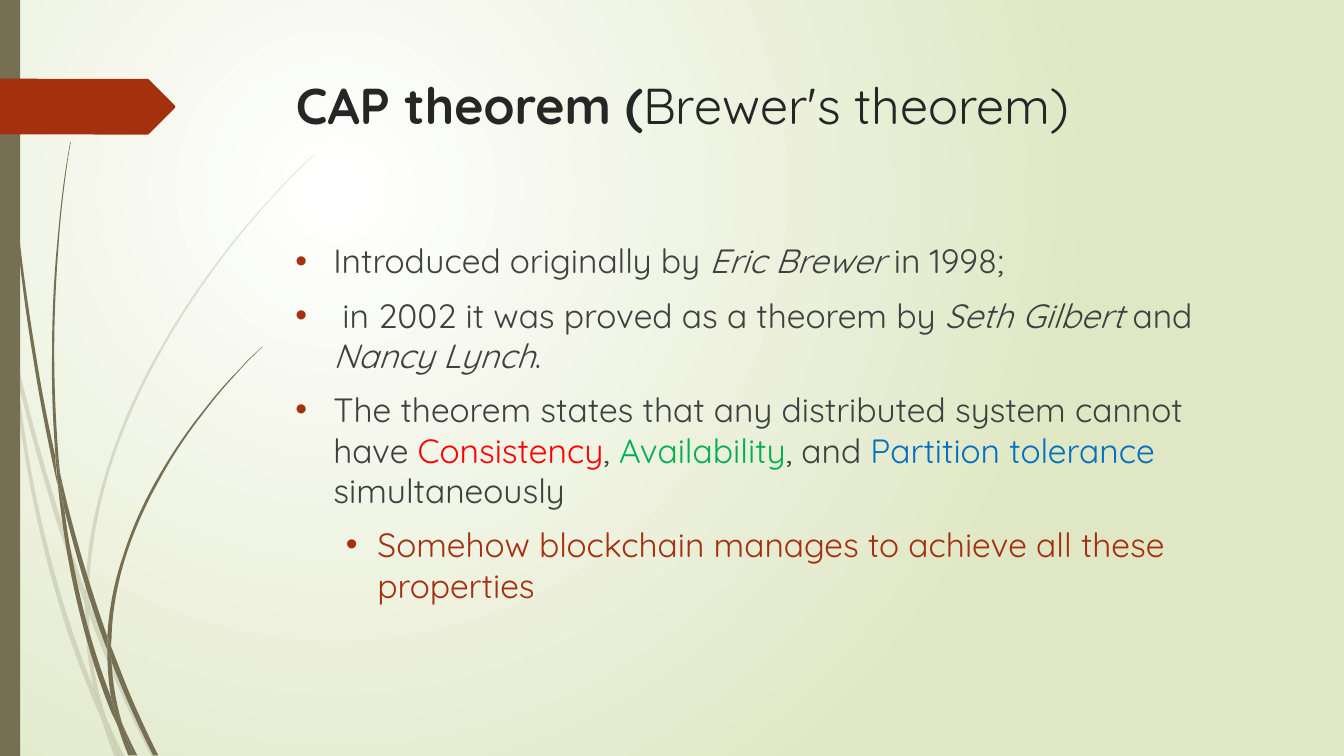
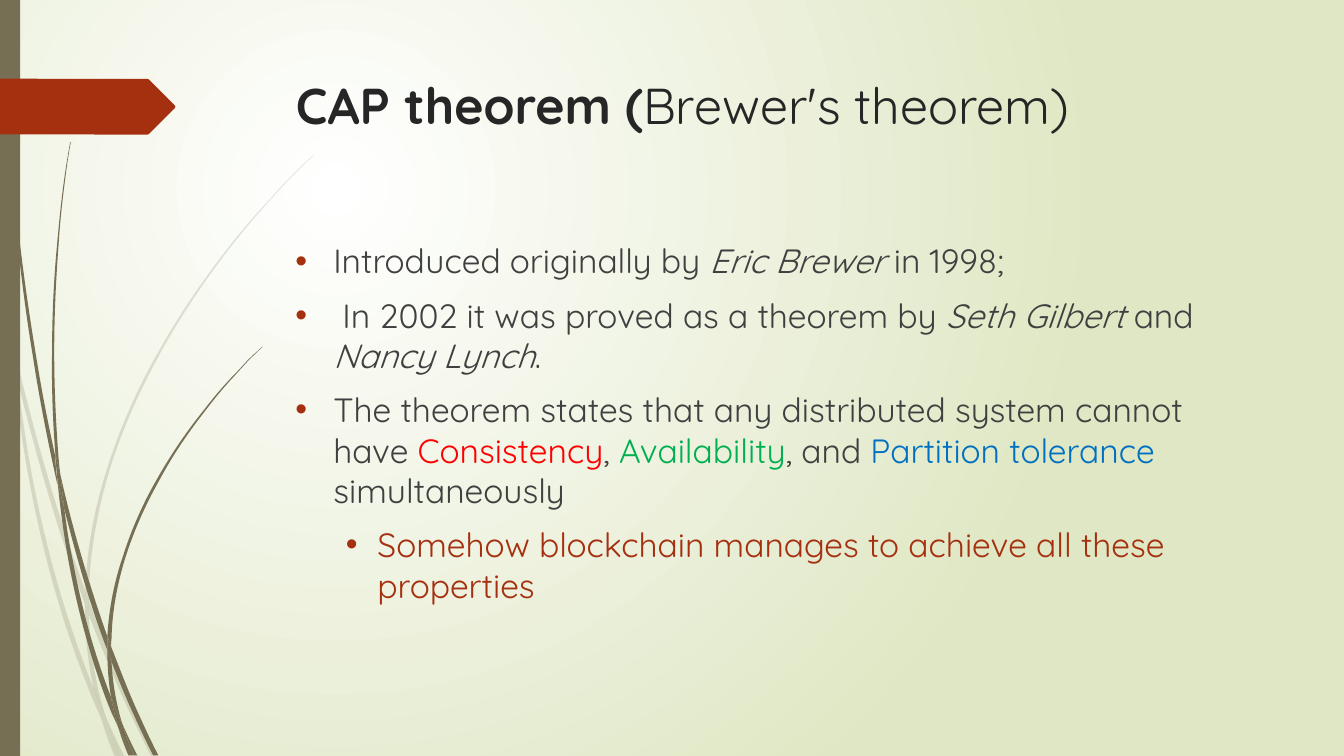
Before and after one commit to sarangparikh22/nmit-blockchain, a slide deck: slide 32 of Distributed Systems 101/Unit1_ppt.pptx. Drawn at 1344x756 pixels with LibreOffice and Linux fonts; fonts in the diff are those of the drawing. Boxes give left, top, right and bottom in pixels: in the first picture for what was removed or moved away, otherwise in the second. Text is boxed around its words. In the diff, an @@ line names an element or a change of style, - is before the commit and + after.

```diff
--- a/Distributed Systems 101/Unit1_ppt.pptx
+++ b/Distributed Systems 101/Unit1_ppt.pptx
@@ text at <box>333,303,1194,375</box>: text changed @@
-• in 2002 it was proved as a theorem by Seth Gilbert and Nancy Lynch.
+• In 2002 it was proved as a theorem by Seth Gilbert and Nancy Lynch.
```
Also in this commit, not shown: 3 other slides changed, 49 slides added.
